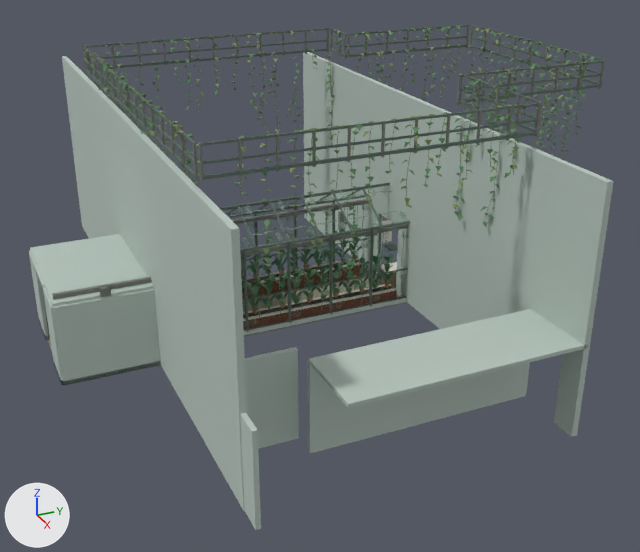
What one commit did to the glTF model public/assets/glass-court.glb.
Before and after are seen from a 50 mm camera at (36.4, -19.1, 18.3) aimed at (3.7, -4.4, 2.0). The axes (+X, +Y, +Z) are drawn at lower left. The lights are the same throughout. The older version comes first. Vertices at exactly the same position are counted once.

The older version as bpy lines, for what is in view:
```python
ob_glass_court_beds = bpy.data.objects.new('glass_court_beds', me_glass_court_beds)
ob_glass_court_beds.location = (0.0, 0.0, 0.0)
ob_glass_court_frame = bpy.data.objects.new('glass_court_frame', me_glass_court_frame)
ob_glass_court_frame.location = (0.0, 0.0, 0.0)
ob_glass_court_glass = bpy.data.objects.new('glass_court_glass', me_glass_court_glass)
ob_glass_court_glass.location = (0.0, 0.0, 0.0)
# also in view: 'glass_court_vestibule' at (2.0, -8.0, 1.9); 'glass_court_upper_guards' at (3.5, -2.5, 10.6); 'glass_court_plants' at (2.0, -5.9, 2.2); 'glass_court_gallery_vines' at (3.5, -2.5, 7.8)
```
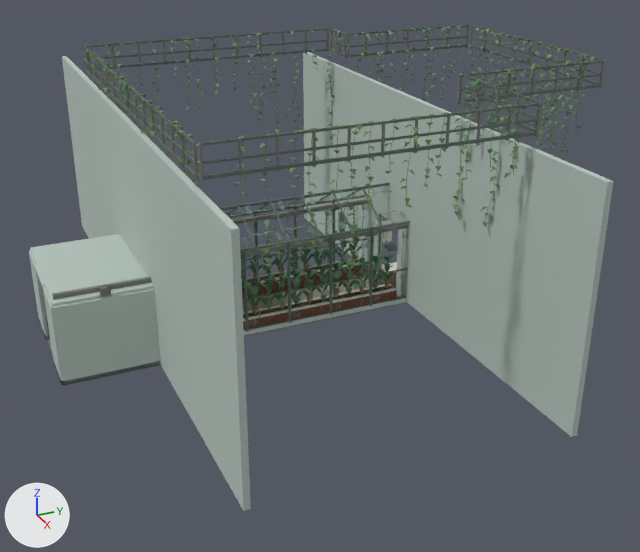
Boxes [x1, y1, x2, y2] around the edits, measured in the pictures (640 x 552 px):
'glass_court_frame', reshaped: before [62, 52, 614, 530]; after [62, 52, 614, 511]
part 1 of me_glass_court_frame, deleted: before [245, 347, 299, 449]
part 2 of me_glass_court_frame, deleted: before [308, 309, 587, 408]
part 3 of me_glass_court_frame, deleted: before [307, 360, 529, 453]
part 4 of me_glass_court_frame, deleted: before [240, 413, 261, 530]
part 5 of me_glass_court_frame, cut back: [396, 94, 612, 437] in both

Patch to the scene script:
```diff
--- a/public/assets/glass-court.glb.py
+++ b/public/assets/glass-court.glb.py
@@ me_glass_court_frame @@
 # used by ob_glass_court_frame; location = (0.0, 0.0, 0.0)
-me_glass_court_frame.from_pydata(...)  # 1486 vertices, 2296 faces; spans x -12.0..16.0, y -12.1..0.1, z -0.1..9.5
+me_glass_court_frame.from_pydata(...)  # 1442 vertices, 2224 faces; spans x -12.0..16.0, y -12.1..0.1, z -0.1..9.5
+# me_glass_court_frame part 1: the loose piece of 8 vertices spanning x 11.9..12.1, y -12.0..-9.0, z 0.0..3.6 is deleted
+# me_glass_court_frame part 2: the loose piece of 8 vertices spanning x 13.0..16.0, y -9.0..0.0, z 3.6..3.7 is deleted
+# me_glass_court_frame part 3: the loose piece of 8 vertices spanning x 12.9..13.1, y -9.0..0.0, z 0.0..3.6 is deleted
+# me_glass_court_frame part 4: the loose piece of 8 vertices spanning x 12.0..16.0, y -12.1..-11.9, z 0.0..3.6 is deleted
+# me_glass_court_frame part 5
+# 12 vertices are removed from x 13.0..15.0, y -0.1..0.1, z 0.0..9.5
+# 32 faces are deleted
+# 8 new faces join them, mat_court_changing_mineral_wall (light grey #b8c7bf)
 me_glass_court_frame.materials.append(mat_court_dark_paving_joints)
```
